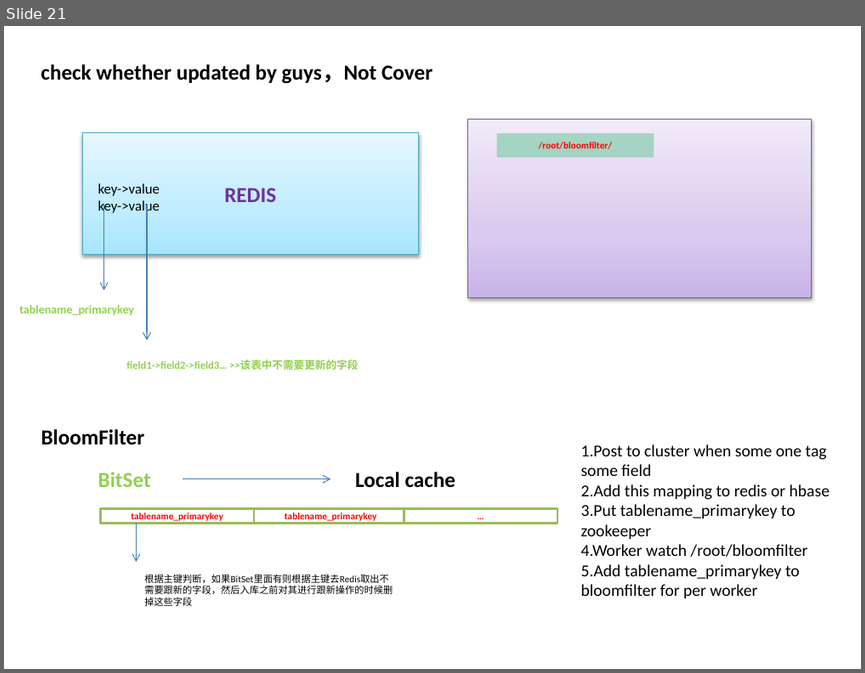
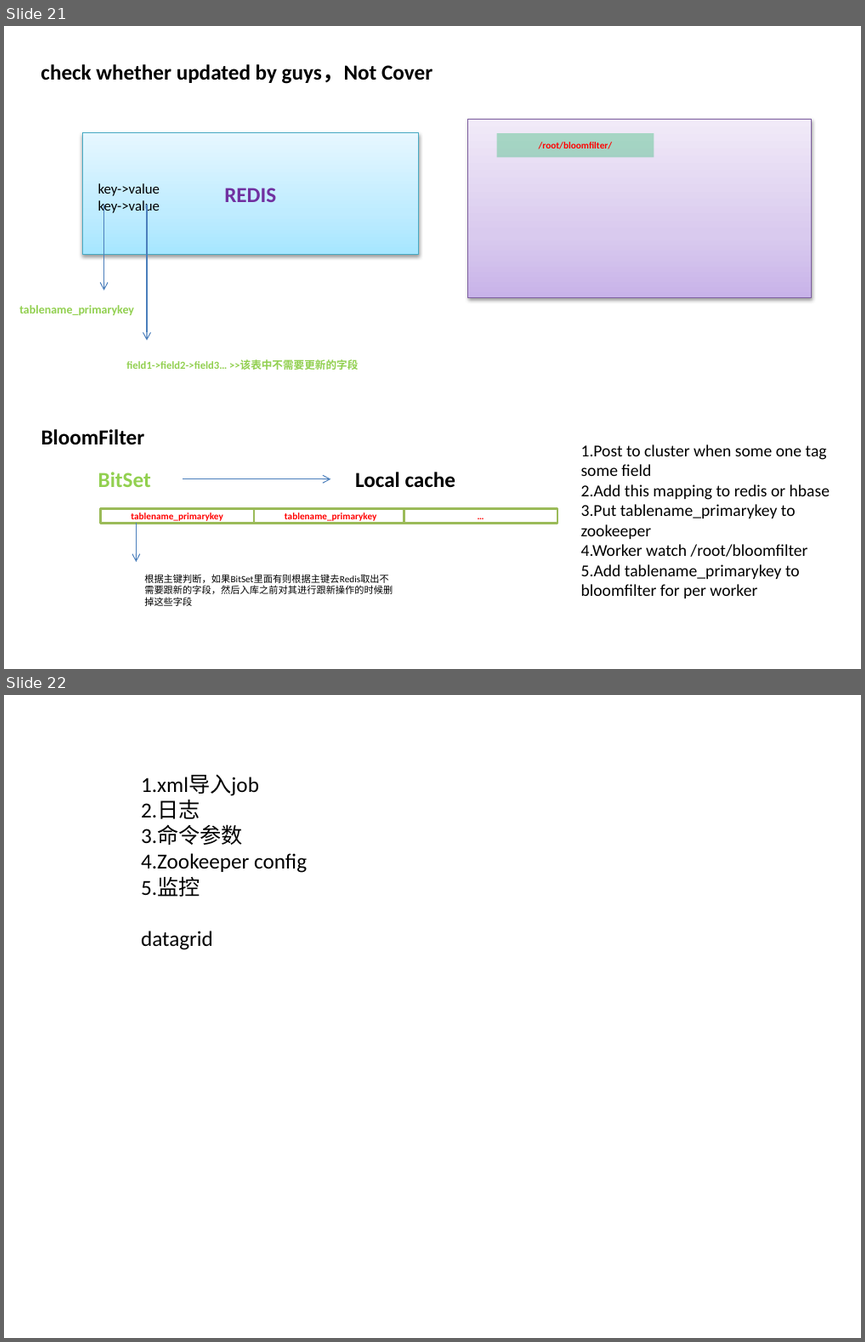
Before and after one commit to richardy2012/cloud, a slide deck: doc/ppt/distribute schedule task architect.pptx. Shown one above the other, each under a label of ours: slide 21 before the commit, slides 21 and 22 after it. The pictures are 865x673 and 865x1342 pixels, drawn with LibreOffice and Linux fonts; fonts in the diff are those of the drawing. Boxes give left, top, right and bottom in pixels: in the first picture for what was removed or moved away, otherwise in the second. Text is boxed around its words. In the diff, an @@ line names an element or a change of style, - is before the commit and + after.

Commit message:
doc ppt updated

```diff
--- a/doc/ppt/distribute schedule task architect.pptx
+++ b/doc/ppt/distribute schedule task architect.pptx
@@ slide 22 added at [4,695,861,1338], background #FFFFFF @@
@@ text added at [141,774,307,950], 18 pt, text #000000 @@
+1.xml导入job
+2.日志
+3.命令参数
+4.Zookeeper config
+5.监控
+datagrid
```
Also in this commit, not shown: 2 other files.
